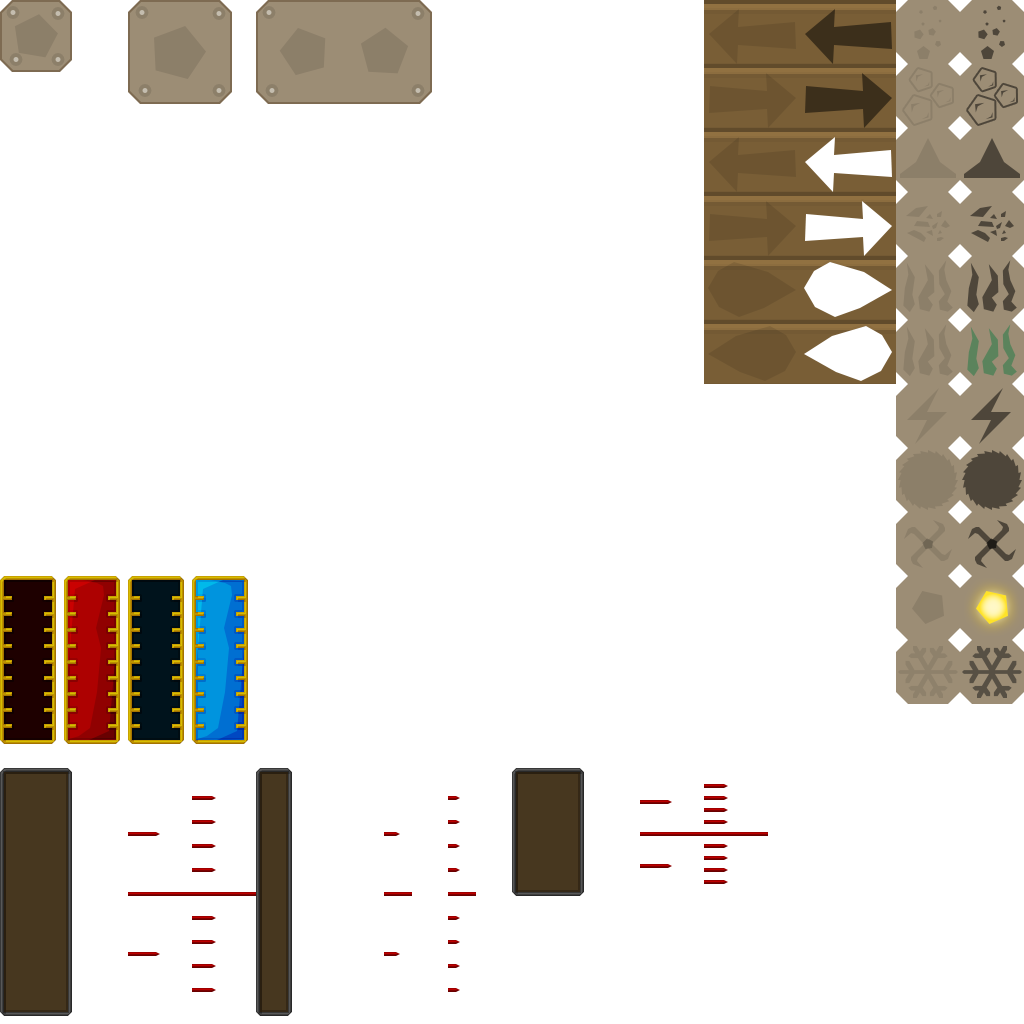
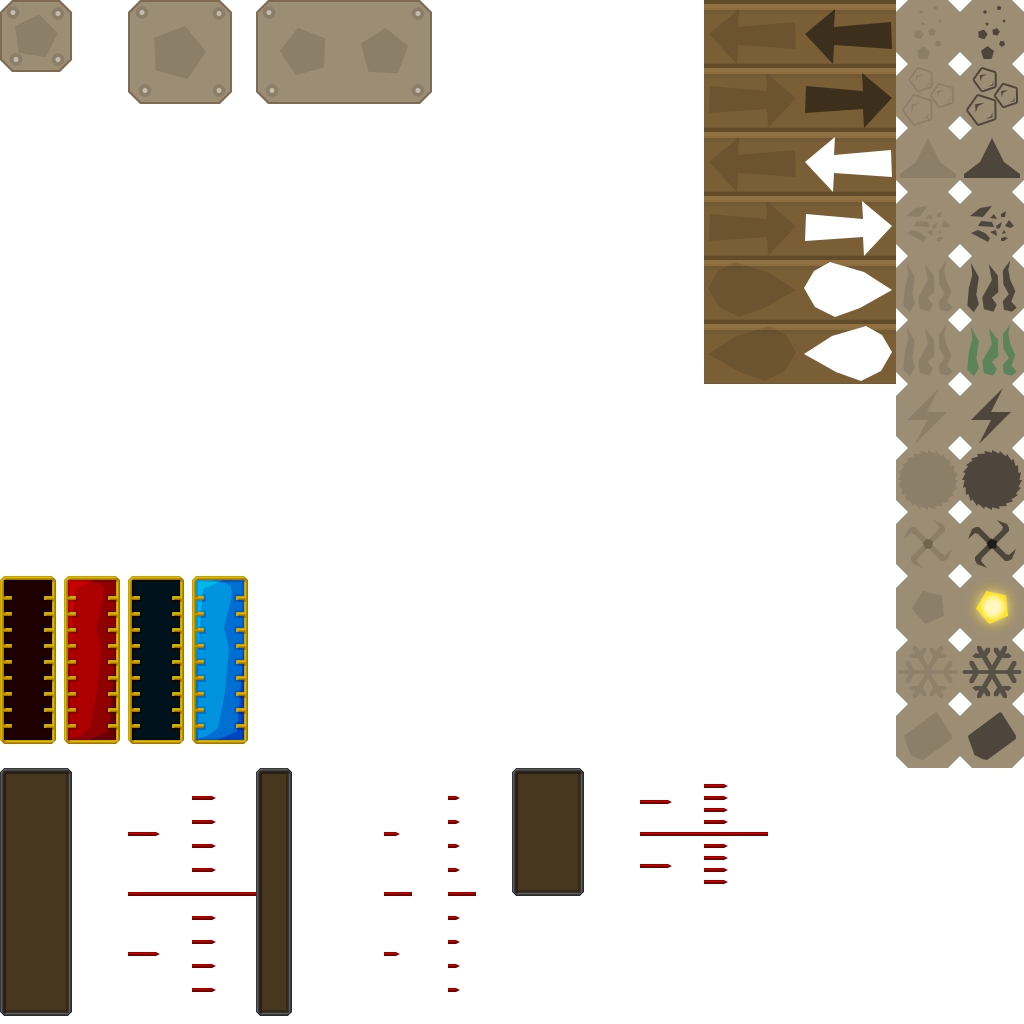
The second w=1024, h=1024 image is a revision of the first. Changes to its layers:
added group "book" with 2 layers in group "slot icons" over [904, 712, 1016, 760]
added layer "Forme 120 copy" (50%) in group "book" over [968, 712, 1016, 760]
added layer "Forme 120" (10%) in group "book" over [904, 712, 952, 760]
painted on "Forme 19 copy", unmasked it over [896, 704, 1024, 768]
